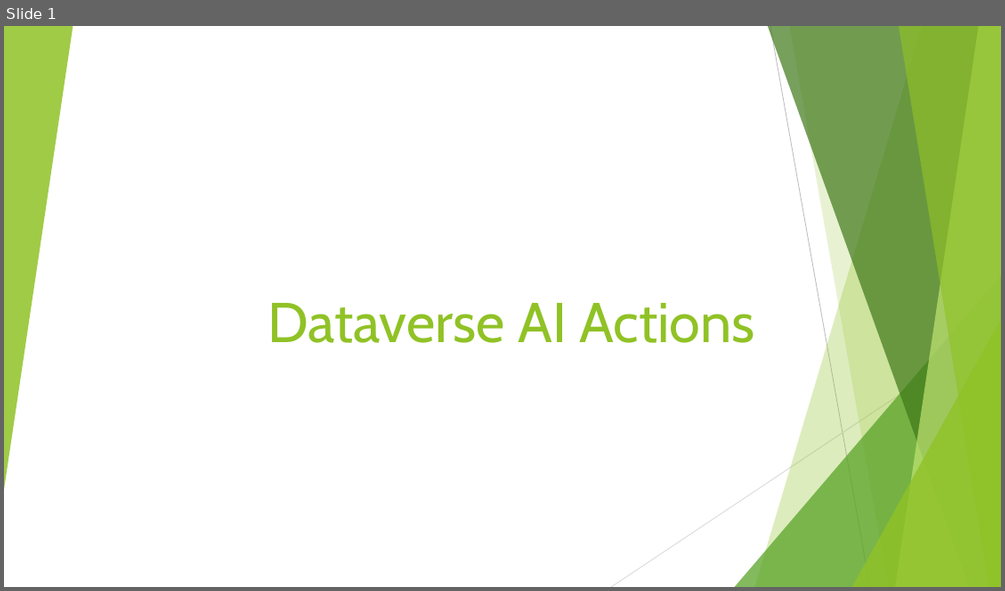
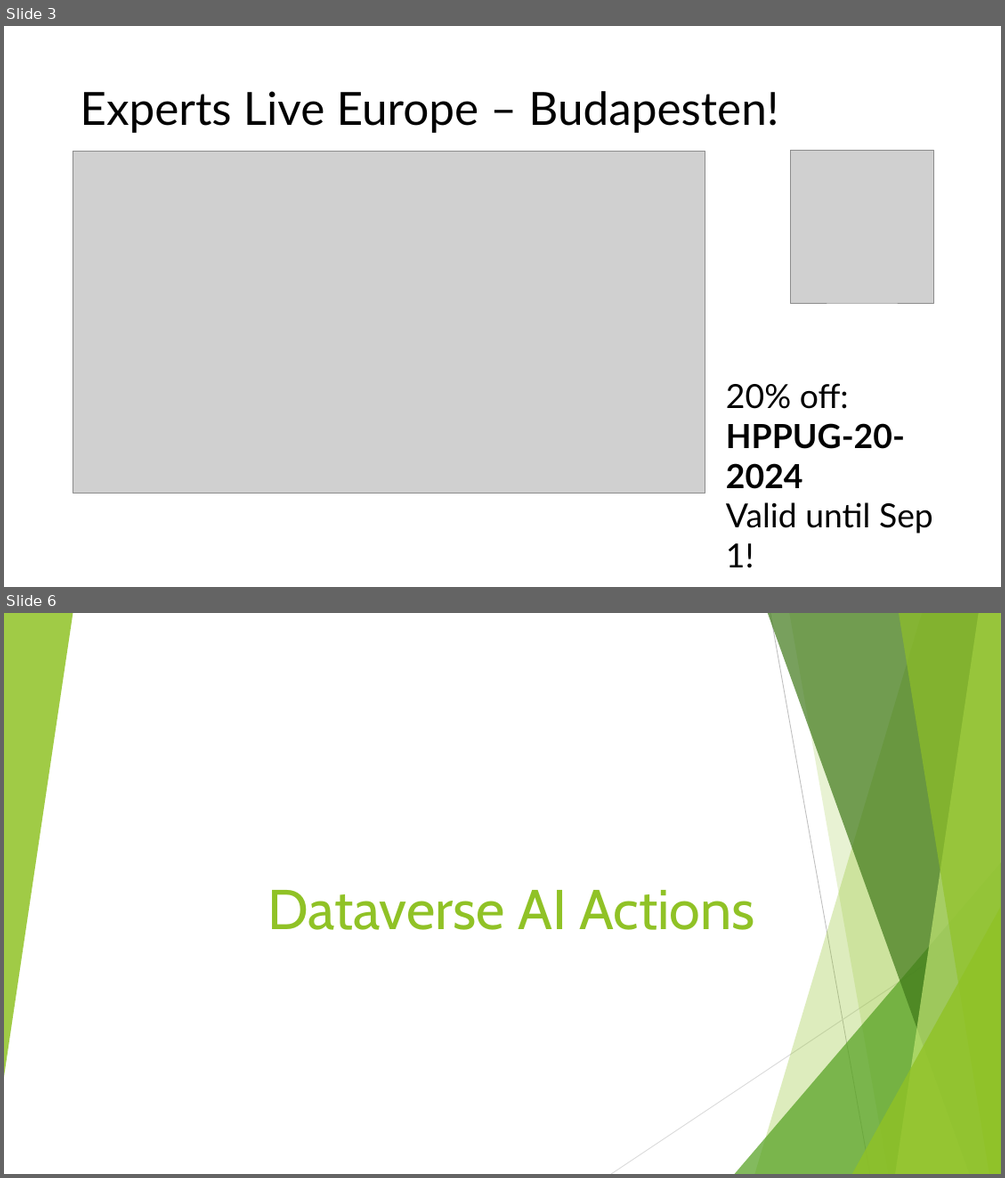
Before and after one commit to csonthejjas/DataverseAIActions, a slide deck: Dataverse AI Actions.pptx. Shown one above the other, each under a label of ours: slide 1 before the commit, slides 3 and 6 after it; the slides between them are not shown. The pictures are 1005x591 and 1005x1178 pixels, drawn with LibreOffice and Linux fonts; fonts in the diff are those of the drawing; grey boxes stand for pictures. Boxes give left, top, right and bottom in pixels: in the first picture for what was removed or moved away, otherwise in the second. Text is boxed around its words. In the diff, an @@ line names an element or a change of style, - is before the commit and + after.

```diff
--- a/Dataverse AI Actions.pptx
+++ b/Dataverse AI Actions.pptx
@@ slide 3 added at (x1=4, y1=26, x2=1001, y2=587), background #FFFFFF @@
@@ title added at (x1=80, y1=91, x2=778, y2=133), 44 pt, text #000000 @@
+Experts Live Europe – Budapesten!
@@ picture added at (x1=73, y1=151, x2=705, y2=492) @@
@@ picture added at (x1=791, y1=150, x2=933, y2=303) @@
@@ text added at (x1=726, y1=383, x2=933, y2=568), 32 pt, text #000000 @@
+20% off:
+HPPUG-20-2024
+Valid until Sep 1!
@@ what was slide 1 is now slide 6 @@
```
Also in this commit, not shown: 4 other slides added, 6 other files.
